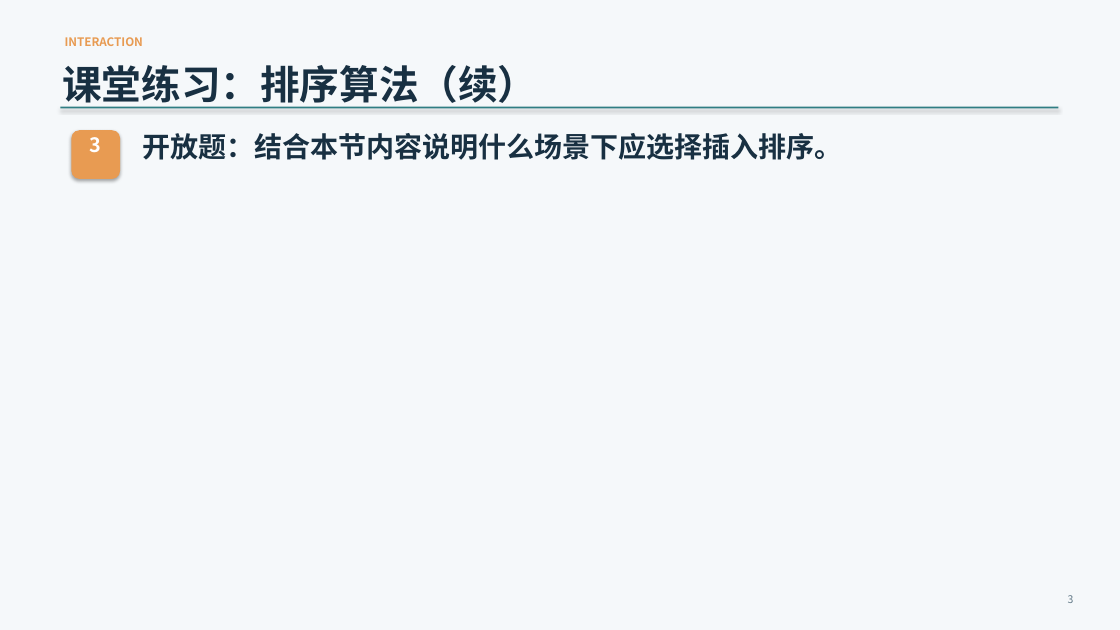
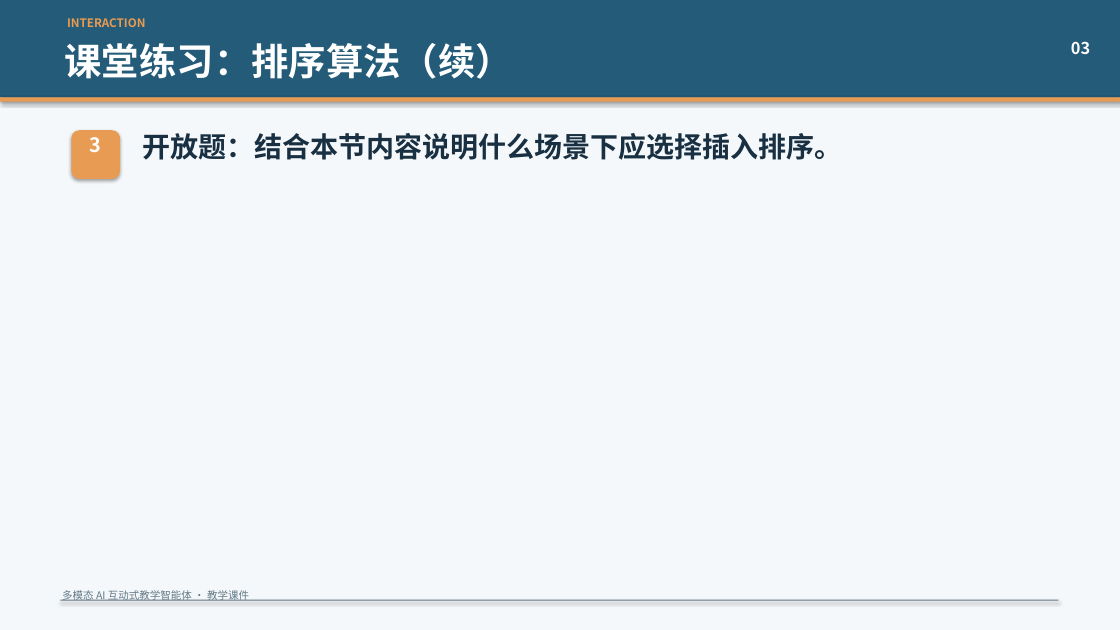
Before and after one commit to ggg333219/2026FWW-provin, a slide deck: slide 4 of docs/导出验证/sample_export.pptx. Drawn at 1120x630 pixels with LibreOffice and Linux fonts; fonts in the diff are those of the drawing. Boxes give left, top, right and bottom in pixels: in the first picture for what was removed or moved away, otherwise in the second. Text is boxed around its words. In the diff, an @@ line names an element or a change of style, - is before the commit and + after.

```diff
--- a/docs/导出验证/sample_export.pptx
+++ b/docs/导出验证/sample_export.pptx
@@ rectangle added at (0,0,1120,97), fill #245B78 @@
@@ text "INTERACTION": place and size @@
-text "INTERACTION" at (65,37,143,46)
+text "INTERACTION" at (67,18,145,27)
@@ text "课堂练习：排序算法（续）": place and size @@
-text "课堂练习：排序算法（续）" at (62,65,537,109)
+text "课堂练习：排序算法（续）" at (65,43,513,79)
@@ text "课堂练习：排序算法（续）" at (65,43,513,79): size 34 to 32 pt, text colour #183042 to #FFFFFF @@
@@ text added at (1071,41,1090,54), 14 pt, text #FFFFFF, bold @@
+03
@@ rectangle: place and size @@
-rectangle at (60,107,1059,108)
+rectangle at (0,97,1120,102)
@@ rectangle at (0,97,1120,102): fill #2F7E83 to #E89B52 @@
@@ text added at (62,590,249,601), 9 pt, text #627987 @@
+多模态 AI 互动式教学智能体 · 教学课件
@@ text removed at (1068,595,1074,603) @@
-3
@@ rectangle added at (60,600,1059,601), fill #627987 @@
```
Also in this commit, not shown: 4 other slides changed, 24 other files.
